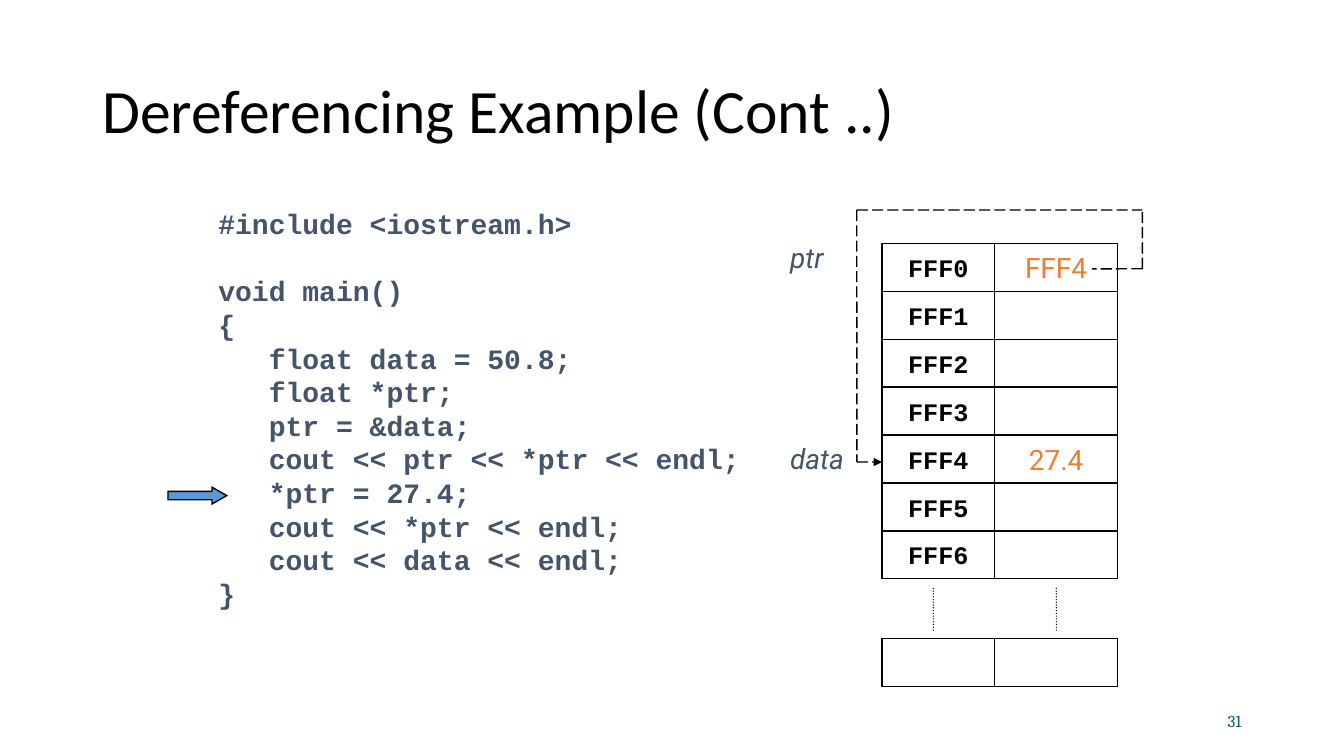
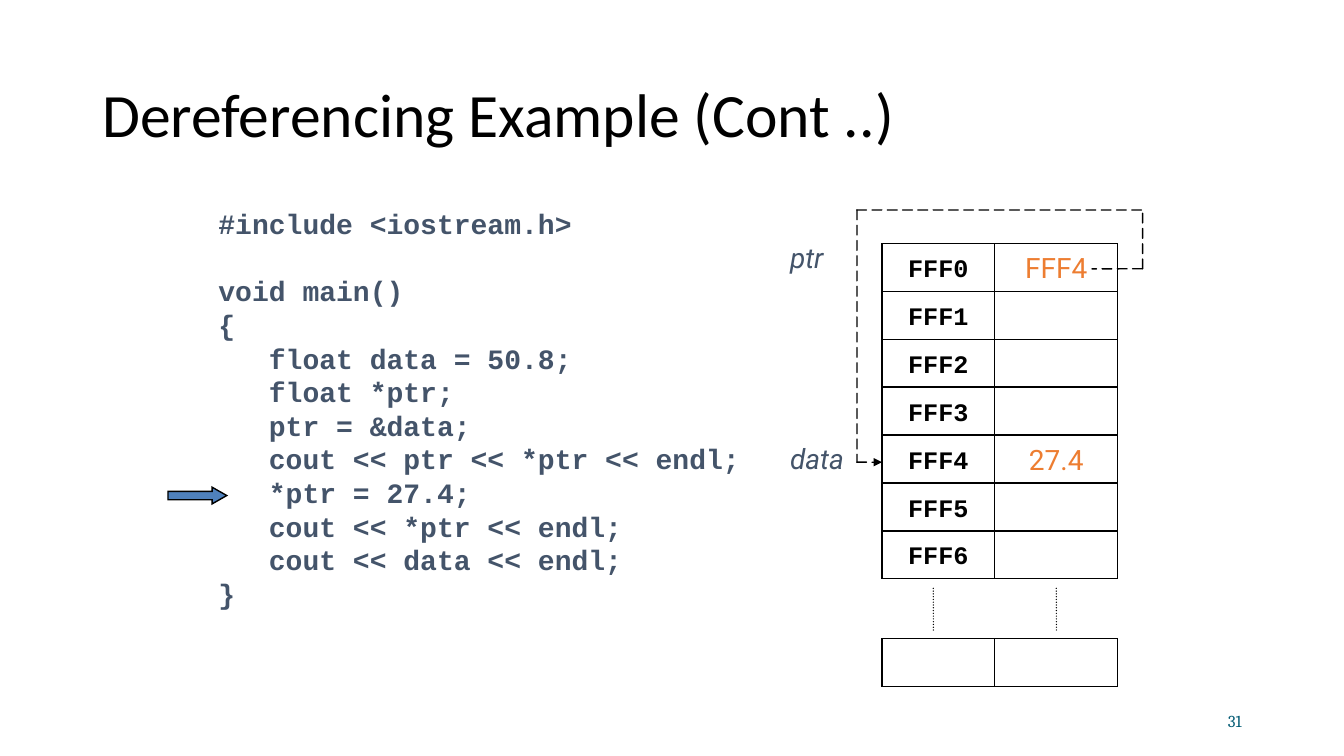
Before and after one commit to nusratha2016/CS244, a slide deck: slide 31 of Slides/CS244_pointers_rev2.pptx. Drawn at 1344x756 pixels with LibreOffice and Linux fonts; fonts in the diff are those of the drawing. Boxes give left, top, right and bottom in pixels: in the first picture for what was removed or moved away, otherwise in the second. Text is boxed around its words. In the diff, an @@ line names an element or a change of style, - is before the commit and + after.

```diff
--- a/Slides/CS244_pointers_rev2.pptx
+++ b/Slides/CS244_pointers_rev2.pptx
@@ text "Dereferencing Example (Cont ..)" at [102, 92, 830, 148]: line spacing 0.9 to 1 @@
@@ text "#include <iostream.h>" at [218, 214, 740, 575]: indent changed @@
@@ line (857, 210) - (857, 462): stroke #000000 1 pt dashed to #000000 0.99 pt @@
@@ line (857, 210) - (1142, 210): stroke #000000 1 pt dashed to #000000 0.99 pt @@
@@ arrow (857, 463) - (882, 463): stroke #000000 1 pt dashed to #000000 0.99 pt @@
@@ right arrow at [168, 487, 227, 504]: fill #5B9BD5 to #4F81BD; outline #000000 1 pt to #000000 0.99 pt @@
```
Also in this commit, not shown: 66 other slides changed, 2 other files.
